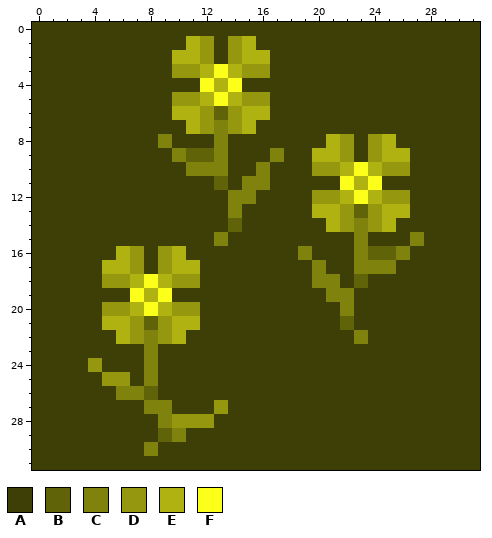
Two versions of one pixel-art sprite, Assets/Sprites/Map Tiles/Flower.png. Above is the file before it was changed.
The file is 32x32 pixels.
Palette (. is transparent): A #3e3f06  B #616309  C #7f820c  D #95980e  E #afb211  F #fbff19
After the commit:
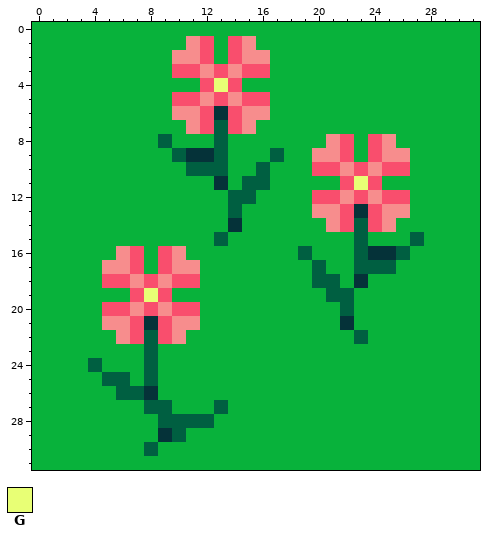
Colours new in this view: G #e8ff75
Diff:
Colour A changes from #3e3f06 to #08b23b.
Colour B changes from #616309 to #053239.
Colour C changes from #7f820c to #005f41.
Colour D changes from #95980e to #f94e6d.
Colour E changes from #afb211 to #f78d8d.
Colour D becomes colour C in row 24 at x 4; in row 25 at x 5 to 6; in row 27 at x 13; in row 28 at x 10 to 12.
Colour F becomes colour D in row 3 at x 13; in row 4 at x 12 and 14; in row 5 at x 13; in row 10 at x 23; in row 11 at x 22 and 24; in row 12 at x 23.
Colour F becomes colour D in row 18 at x 8; in row 19 at x 7 and 9; in row 20 at x 8.
Colour E becomes colour G in row 4 at x 13; in row 11 at x 23; in row 19 at x 8.
Changed places in both pictures, as pixel boxes (x1, y1, x2, y2):
changed: (32, 22, 480, 470)
